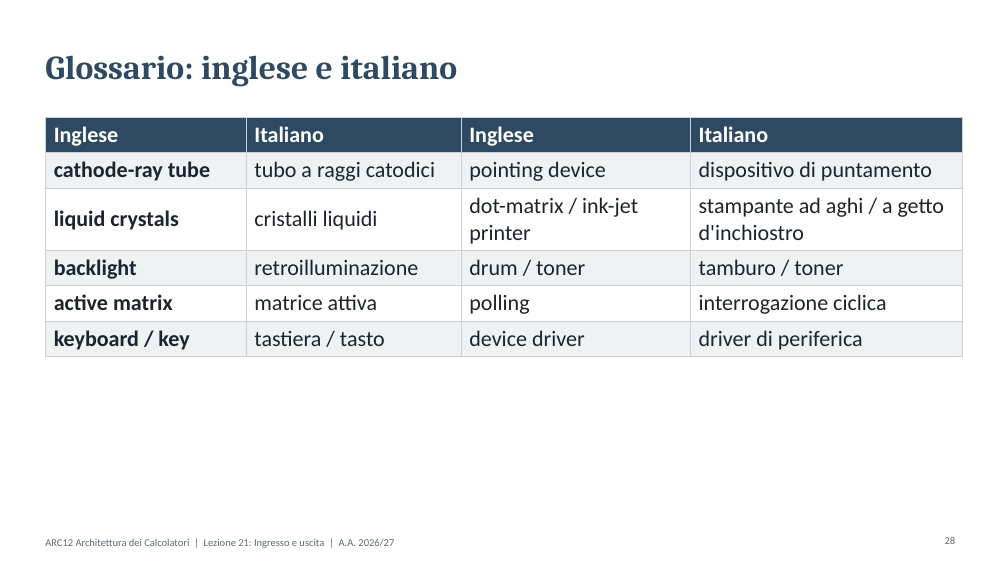
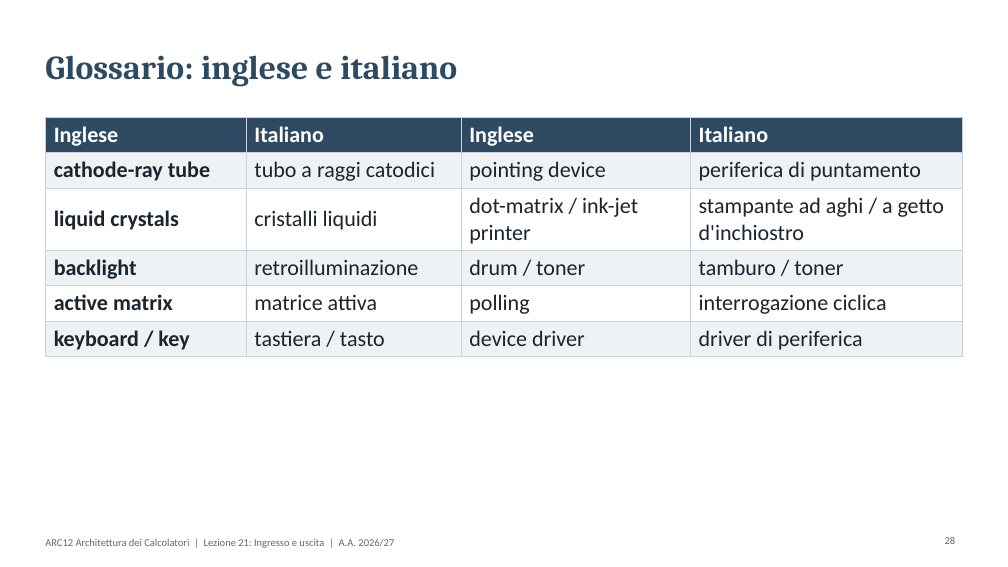
Before and after one commit to riscv-prg32/computer-architecture-with-prg32, a slide deck: slide 28 of it/slides/21-Architettura_dei_Calcolatori-Ingresso_Uscita.pptx. Drawn at 1008x567 pixels with LibreOffice and Linux fonts; fonts in the diff are those of the drawing. Boxes give left, top, right and bottom in pixels: in the first picture for what was removed or moved away, otherwise in the second. Text is boxed around its words. In the diff, an @@ line names an element or a change of style, - is before the commit and + after.

```diff
--- a/it/slides/21-Architettura_dei_Calcolatori-Ingresso_Uscita.pptx
+++ b/it/slides/21-Architettura_dei_Calcolatori-Ingresso_Uscita.pptx
@@ table at (x1=45, y1=117, x2=962, y2=354) @@
-row 2, column 4: dispositivo di puntamento
+row 2, column 4: periferica di puntamento
```
Also in this commit, not shown: 43 other files.
